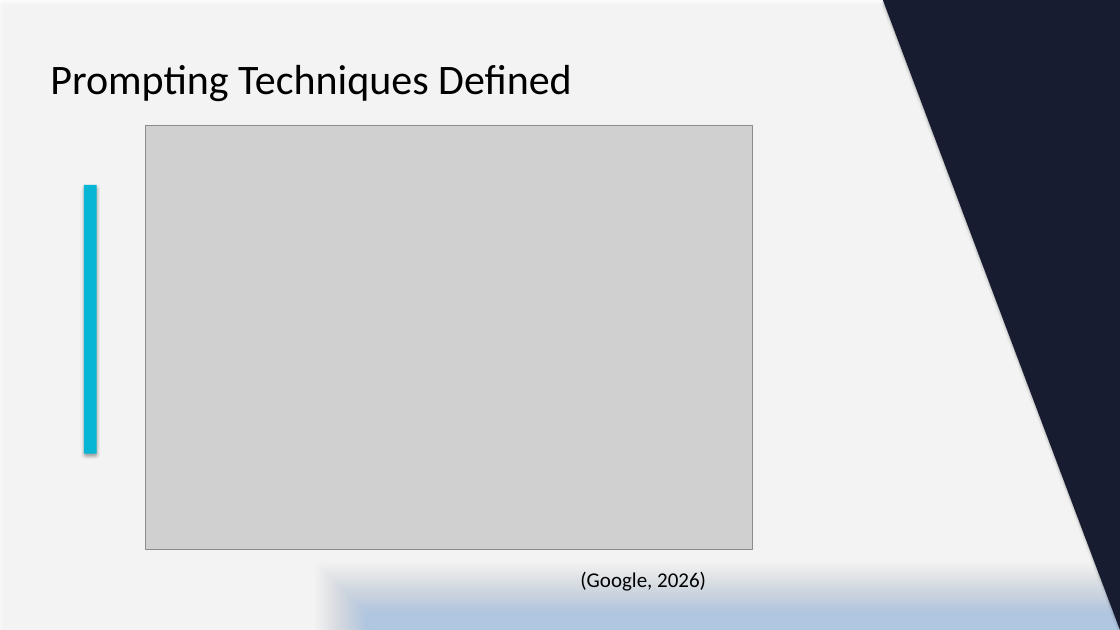
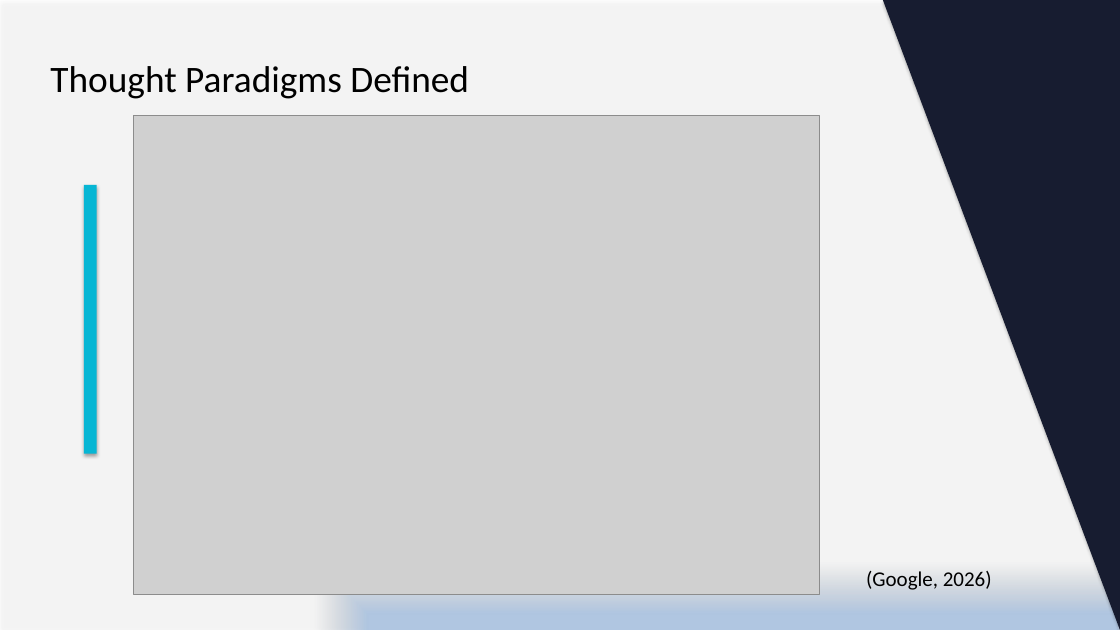
Before and after one commit to kafeiaulait-gif/HI-634-Assignment_2, a slide deck: slide 9 of slide_deck/Everything_of_Thoughts_Dynamic_Final.pptx (slide 6 before the commit). Drawn at 1120x630 pixels with LibreOffice and Linux fonts; fonts in the diff are those of the drawing; grey boxes stand for pictures. Boxes give left, top, right and bottom in pixels: in the first picture for what was removed or moved away, otherwise in the second. Text is boxed around its words. In the diff, an @@ line names an element or a change of style, - is before the commit and + after.

```diff
--- a/slide_deck/Everything_of_Thoughts_Dynamic_Final.pptx
+++ b/slide_deck/Everything_of_Thoughts_Dynamic_Final.pptx
@@ title at box(50, 66, 469, 99): text changed; size 36 to 32 pt @@
-Prompting Techniques Defined
+Thought Paradigms Defined
@@ picture: place and size @@
-picture at box(145, 125, 752, 549)
+picture at box(134, 115, 819, 594)
@@ text "(Google, 2026)": place and size @@
-text "(Google, 2026)" at box(580, 572, 706, 591)
+text "(Google, 2026)" at box(866, 571, 992, 590)
```
Also in this commit, not shown: 5 other slides changed, 14 slides added, 1 slide removed, 10 other files.
